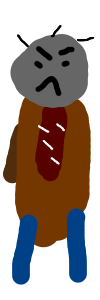
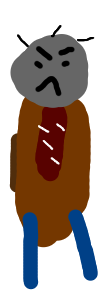
Revision of a layered 100px x 300px image; what changed, layer by layer:
added group "Group 11" with 3 layers above "Paint Layer 7" over left=12, top=192, right=98, bottom=290
added layer "Paint Layer 13" in group "Group 11" over left=12, top=192, right=98, bottom=290
hid "Paint Layer 6", moved it into group "Group 11" over left=12, top=192, right=98, bottom=290
added group "Group 12" with 3 layers over left=2, top=123, right=39, bottom=256
added layer "Paint Layer 14" in group "Group 12" over left=2, top=128, right=39, bottom=256
hid "Paint Layer 8", moved it into group "Group 12" over left=2, top=123, right=19, bottom=192
